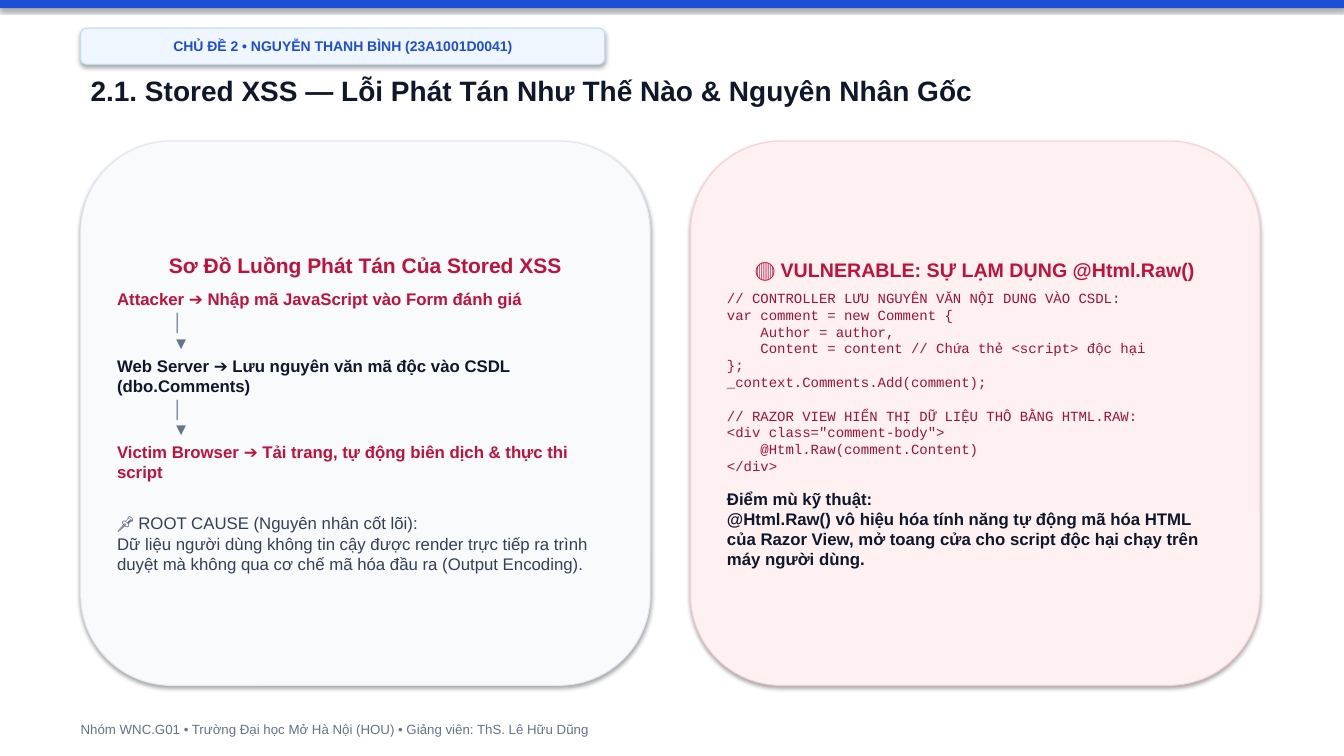
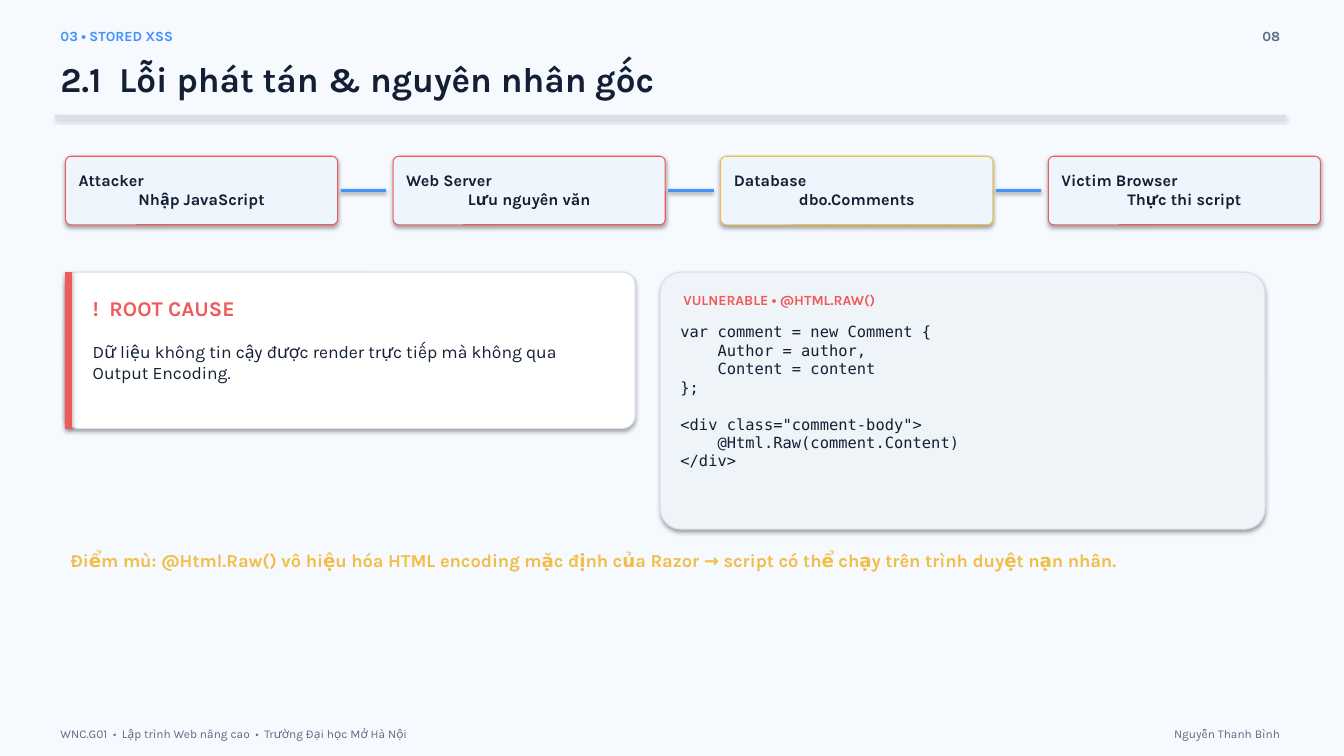
Before and after one commit to hocjsoo/OWASP_Demo, a slide deck: slide 8 of Slide_OWASP_Top3_Nhom_WNC_G01.pptx. Drawn at 1344x756 pixels with LibreOffice and Linux fonts; fonts in the diff are those of the drawing. Boxes give left, top, right and bottom in pixels: in the first picture for what was removed or moved away, otherwise in the second. Text is boxed around its words. In the diff, an @@ line names an element or a change of style, - is before the commit and + after.

Commit message:
fix: adjust bounding boxes and offsets to eliminate text and badge overlaps

```diff
--- a/Slide_OWASP_Top3_Nhom_WNC_G01.pptx
+++ b/Slide_OWASP_Top3_Nhom_WNC_G01.pptx
@@ background #FFFFFF to #F6F9FD @@
@@ rectangle removed at (0, 0, 1344, 8) @@
@@ rounded rectangle removed at (81, 28, 605, 65) @@
-CHỦ ĐỀ 2 • NGUYỄN THANH BÌNH (23A1001D0041)
@@ text added at (60, 31, 173, 41), 10 pt, text #4191FF, bold @@
+03 • STORED XSS
@@ text added at (1262, 32, 1280, 41), 10 pt, text #5D6C82, bold @@
+08
@@ text at (60, 64, 587, 101): text changed; size 20 to 25 pt; font Arial to Karla; text colour #0F172A to #121F34 @@
-2.1. Stored XSS — Lỗi Phát Tán Như Thế Nào & Nguyên Nhân Gốc
+2.1 Lỗi phát tán & nguyên nhân gốc
@@ rectangle added at (55, 116, 1286, 117), fill #D6E0ED, outline #D6E0ED 0.75 pt @@
@@ rounded rectangle removed at (81, 141, 650, 686) @@
-Sơ Đồ Luồng Phát Tán Của Stored XSS
-Attacker ➔ Nhập mã JavaScript vào Form đánh giá
-│
-▼
-Web Server ➔ Lưu nguyên văn mã độc vào CSDL (dbo.Comments)
-│
-▼
-Victim Browser ➔ Tải trang, tự động biên dịch & thực thi script
-📌 ROOT CAUSE (Nguyên nhân cốt lõi):
-Dữ liệu người dùng không tin cậy được render trực tiếp ra trình duyệt mà không qua cơ chế mã hóa đầu ra (Output Encoding).
@@ rounded rectangle removed at (691, 141, 1260, 686) @@
-🔴 VULNERABLE: SỰ LẠM DỤNG @Html.Raw()
-// CONTROLLER LƯU NGUYÊN VĂN NỘI DUNG VÀO CSDL:
-var comment = new Comment {
-Author = author,
-Content = content // Chứa thẻ <script> độc hại
-};
-_context.Comments.Add(comment);
-// RAZOR VIEW HIỂN THỊ DỮ LIỆU THÔ BẰNG HTML.RAW:
-<div class="comment-body">
-@Html.Raw(comment.Content)
-</div>
-Điểm mù kỹ thuật:
-@Html.Raw() vô hiệu hóa tính năng tự động mã hóa HTML của Razor View, mở toang cửa cho script độc hại chạy trên máy người dùng.
@@ rounded rectangle added at (66, 156, 338, 225), fill #EFF5FC, outline #EF5B5B 0.75 pt @@
@@ text added at (79, 175, 265, 209), 11.5 pt, text #121F34, bold @@
+Attacker
+Nhập JavaScript
@@ rounded rectangle added at (393, 156, 665, 225), fill #EFF5FC, outline #EF5B5B 0.75 pt @@
@@ text added at (406, 175, 591, 209), 11.5 pt, text #121F34, bold @@
+Web Server
+Lưu nguyên văn
@@ rounded rectangle added at (721, 156, 993, 225), fill #EFF5FC, outline #F1BE48 0.75 pt @@
@@ text added at (734, 175, 915, 206), 11.5 pt, text #121F34, bold @@
+Database
+dbo.Comments
@@ rounded rectangle added at (1049, 156, 1321, 225), fill #EFF5FC, outline #EF5B5B 0.75 pt @@
@@ text added at (1061, 174, 1242, 209), 11.5 pt, text #121F34, bold @@
+Victim Browser
+Thực thi script
@@ line added from (341, 191) to (386, 191), #4191FF 2.2 pt @@
@@ line added from (668, 191) to (714, 191), #4191FF 2.2 pt @@
@@ line added from (996, 191) to (1042, 191), #4191FF 2.2 pt @@
@@ rounded rectangle added at (66, 272, 635, 429), fill #FFFFFF, outline #D6E0ED 0.75 pt @@
@@ rectangle added at (66, 272, 72, 429), fill #EF5B5B, outline #EF5B5B 0.75 pt @@
@@ rounded rectangle added at (660, 272, 1265, 529), fill #EFF4F9, outline #D6E0ED 0.75 pt @@
@@ text added at (683, 295, 875, 308), 10 pt, text #EF5B5B, bold @@
+VULNERABLE • @HTML.RAW()
@@ text added at (109, 302, 235, 317), 15 pt, text #EF5B5B, bold @@
+! ROOT CAUSE
@@ text added at (680, 325, 960, 468), 11 pt, text #121F34 @@
+var comment = new Comment {
+Author = author,
+Content = content
+};
+<div class="comment-body">
+@Html.Raw(comment.Content)
+</div>
@@ text added at (93, 344, 556, 384), 12.5 pt, text #121F34 @@
+Dữ liệu không tin cậy được render trực tiếp mà không qua Output Encoding.
@@ text added at (123, 553, 1116, 572), 13 pt, text #F1BE48, bold @@
+Điểm mù: @Html.Raw() vô hiệu hóa HTML encoding mặc định của Razor → script có thể chạy trên trình duyệt nạn nhân.
@@ text at (60, 729, 386, 741): text changed; size 9.5 to 8.5 pt; font Arial to Karla; text colour #64748B to #5D6C82 @@
-Nhóm WNC.G01 • Trường Đại học Mở Hà Nội (HOU) • Giảng viên: ThS. Lê Hữu Dũng
+WNC.G01 • Lập trình Web nâng cao • Trường Đại học Mở Hà Nội
@@ text added at (1218, 729, 1280, 738), 8.5 pt, text #5D6C82 @@
+Nguyễn Thanh Bình
```
Also in this commit, not shown: 18 other slides changed.
